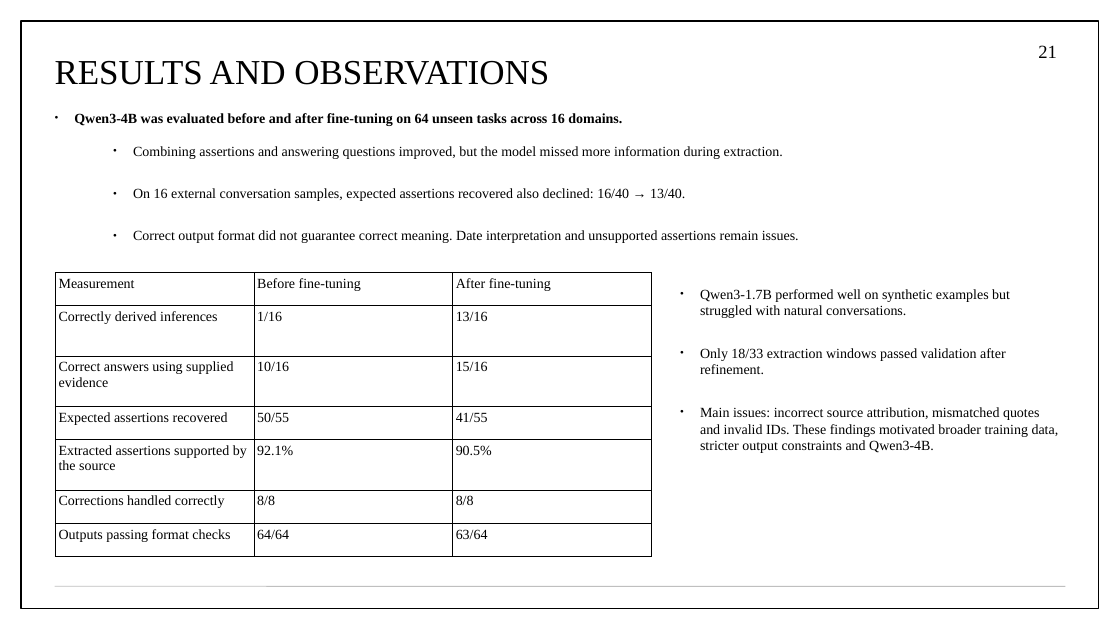
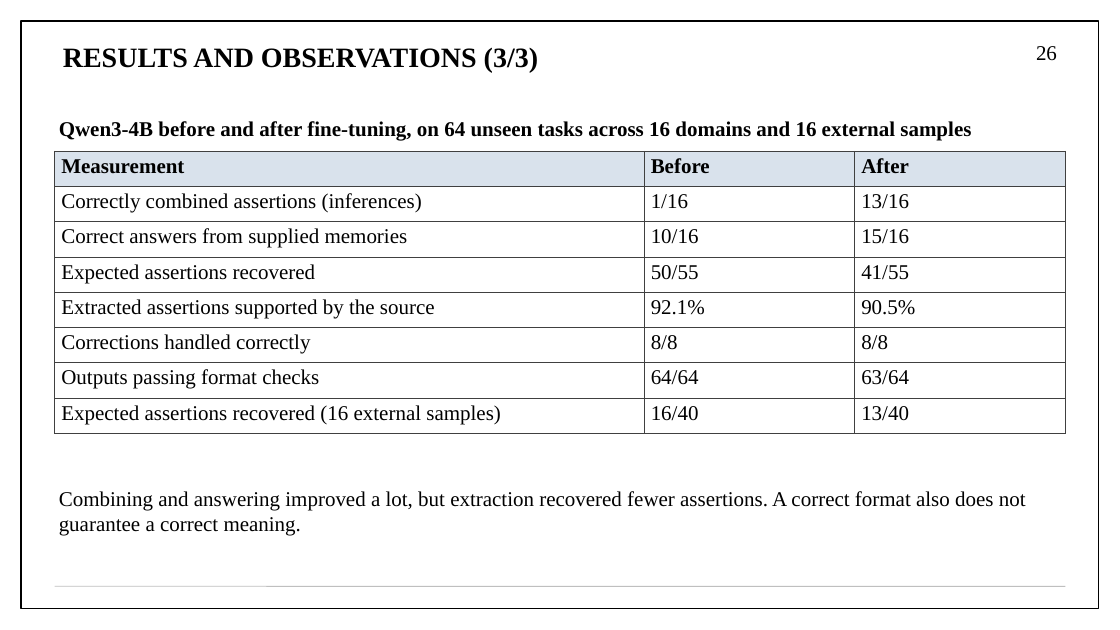
Before and after one commit to aryaniyaps/sdp-2026, a slide deck: slide 26 of P1_R2_13.pptx (slide 21 before the commit). Drawn at 1120x630 pixels with LibreOffice and Linux fonts; fonts in the diff are those of the drawing. Boxes give left, top, right and bottom in pixels: in the first picture for what was removed or moved away, otherwise in the second. Text is boxed around its words. In the diff, an @@ line names an element or a change of style, - is before the commit and + after.

```diff
--- a/P1_R2_13.pptx
+++ b/P1_R2_13.pptx
@@ title "RESULTS AND OBSERVATIONS (3/3)" at (x1=63, y1=48, x2=538, y2=72): vertical alignment middle to top @@
@@ title at (x1=63, y1=48, x2=538, y2=72): text changed; size 30 to 24 pt; bold on @@
-RESULTS AND OBSERVATIONS
+RESULTS AND OBSERVATIONS (3/3)
@@ page number at (x1=1036, y1=46, x2=1057, y2=61): text changed; size 16 to 18 pt @@
-21
+26
@@ text at (x1=59, y1=121, x2=971, y2=141): text changed; size 12 to 18 pt @@
-● Qwen3-4B was evaluated before and after fine-tuning on 64 unseen tasks across 16 domains.
+Qwen3-4B before and after fine-tuning, on 64 unseen tasks across 16 domains and 16 external samples
@@ text removed at (x1=133, y1=146, x2=799, y2=243) @@
-● Combining assertions and answering questions improved, but the model missed more information during extraction.
-● On 16 external conversation samples, expected assertions recovered also declined: 16/40 → 13/40.
-● Correct output format did not guarantee correct meaning. Date interpretation and unsupported assertions remain issues.
@@ table at (x1=55, y1=151, x2=1066, y2=434) @@
-row 1, column 2: Before fine-tuning
+row 1, column 2: Before
-row 1, column 3: After fine-tuning
+row 1, column 3: After
-row 2, column 1: Correctly derived inferences
+row 2, column 1: Correctly combined assertions (inferences)
-row 3, column 1: Correct answers using supplied evidence
+row 3, column 1: Correct answers from supplied memories
+row 8: Expected assertions recovered (16 external samples) | 16/40 | 13/40
@@ table resized from (x1=55, y1=272, x2=651, y2=556) to (x1=55, y1=151, x2=1066, y2=434) @@
@@ text removed at (x1=700, y1=289, x2=1059, y2=453) @@
-● Qwen3-1.7B performed well on synthetic examples but struggled with natural conversations.
-● Only 18/33 extraction windows passed validation after refinement.
-● Main issues: incorrect source attribution, mismatched quotes and invalid IDs. These findings motivated broader training data, stricter output constraints and Qwen3-4B.
@@ text added at (x1=59, y1=491, x2=1026, y2=536), 18 pt, text #000000 @@
+Combining and answering improved a lot, but extraction recovered fewer assertions. A correct format also does not guarantee a correct meaning.
```
Also in this commit, not shown: 13 other slides changed, 15 slides added, 9 slides removed, 11 other files.
